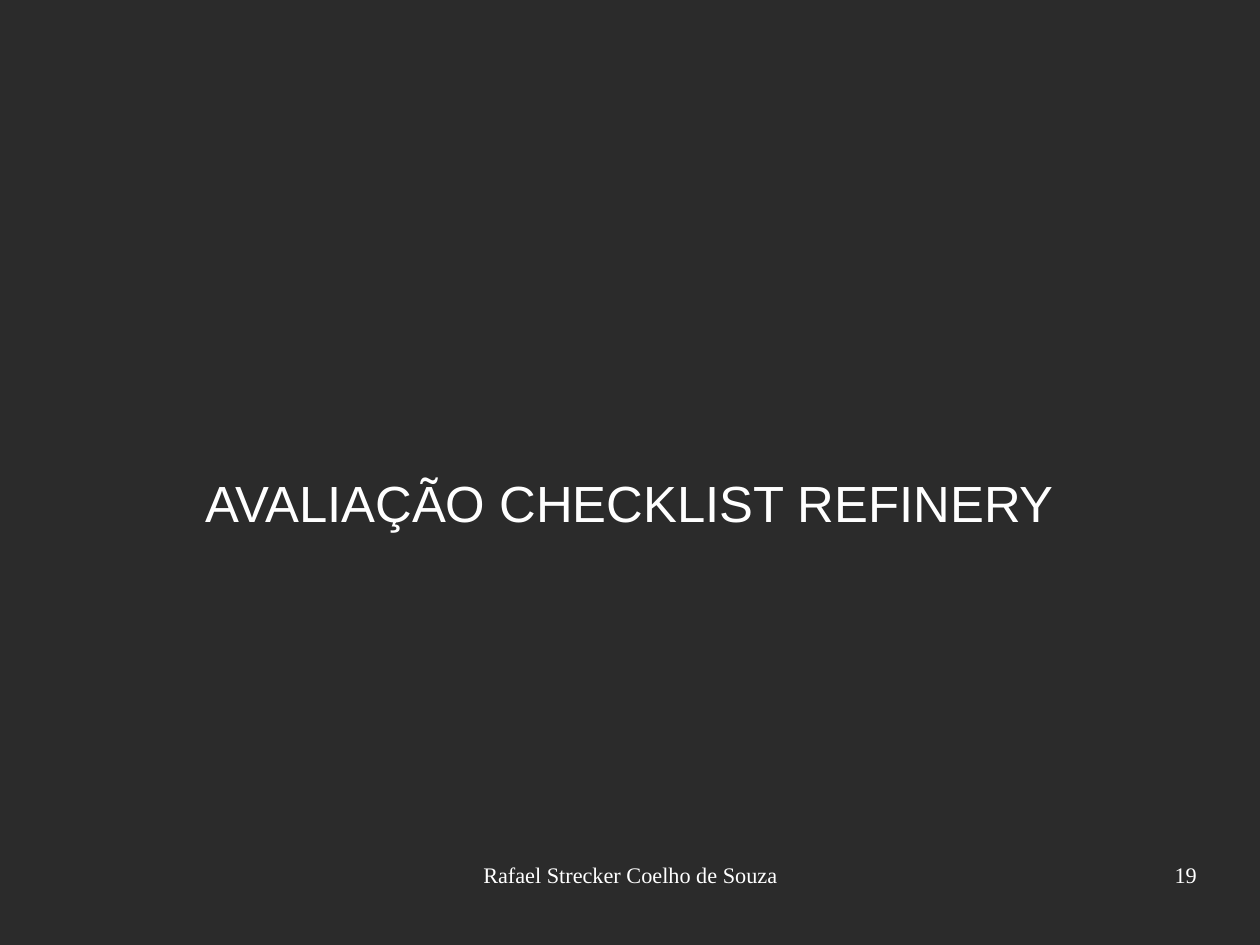
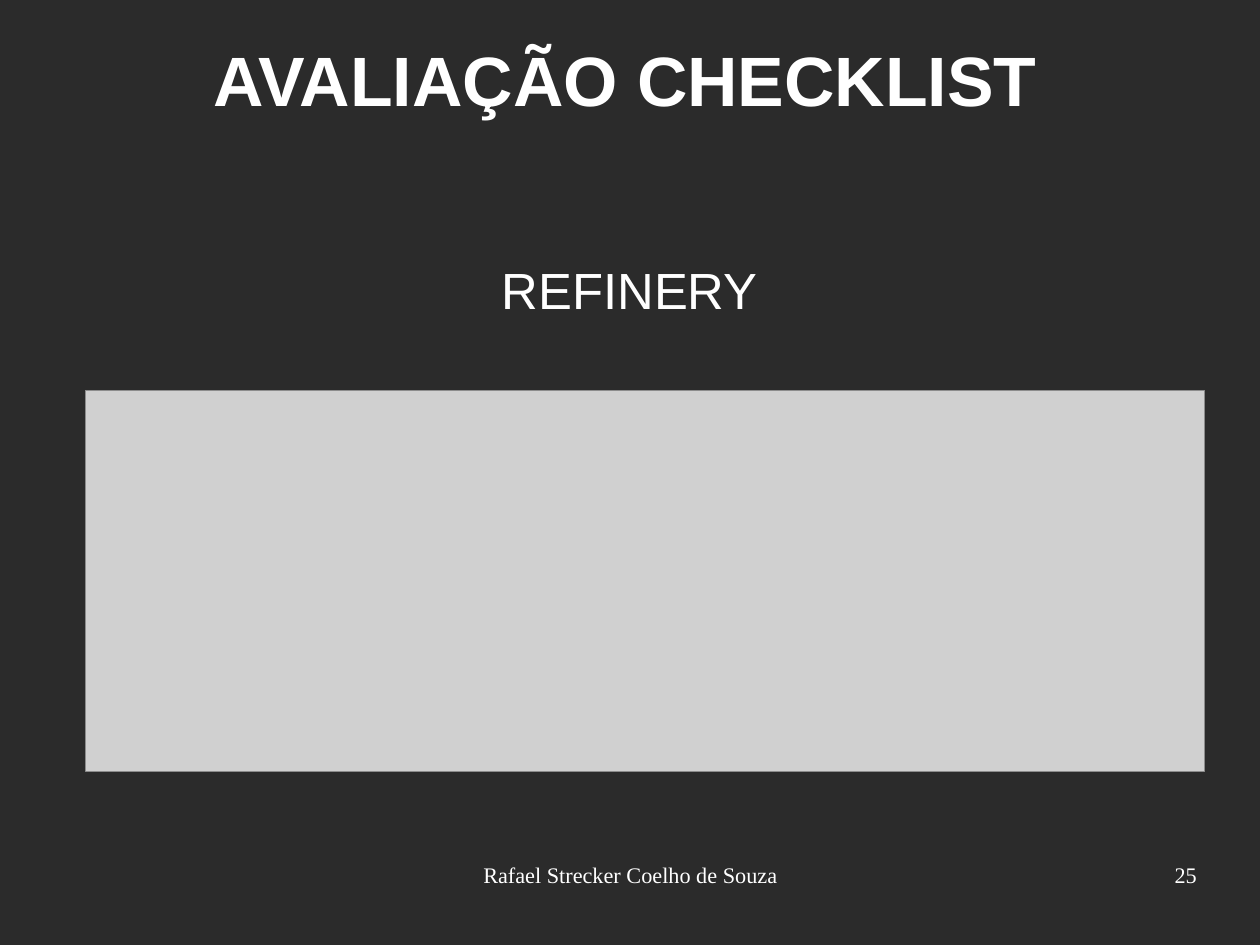
Before and after one commit to rafaelsouza/tcc, a slide deck: slide 25 of apresentacao/draft_apresentacao.odp (slide 19 before the commit). Drawn at 1260x945 pixels with LibreOffice and Linux fonts; fonts in the diff are those of the drawing; grey boxes stand for pictures; background and template pictures are left out; a plain dark background stands for a picture behind light text. Boxes give left, top, right and bottom in pixels: in the first picture for what was removed or moved away, otherwise in the second. Text is boxed around its words. In the diff, an @@ line names an element or a change of style, - is before the commit and + after.

```diff
--- a/apresentacao/draft_apresentacao.odp
+++ b/apresentacao/draft_apresentacao.odp
@@ title added at <box>213,51,1036,120</box>, 44 pt, text #FFFFFF, bold @@
+AVALIAÇÃO CHECKLIST
@@ subtitle at <box>502,274,758,309</box>: text changed @@
-AVALIAÇÃO CHECKLIST REFINERY
+REFINERY
@@ picture added at <box>86,391,1205,772</box> @@
@@ page number at <box>1175,868,1197,884</box>: text changed @@
-19
+25
```
Also in this commit, not shown: 10 other slides changed, 6 slides added, 9 other files.
